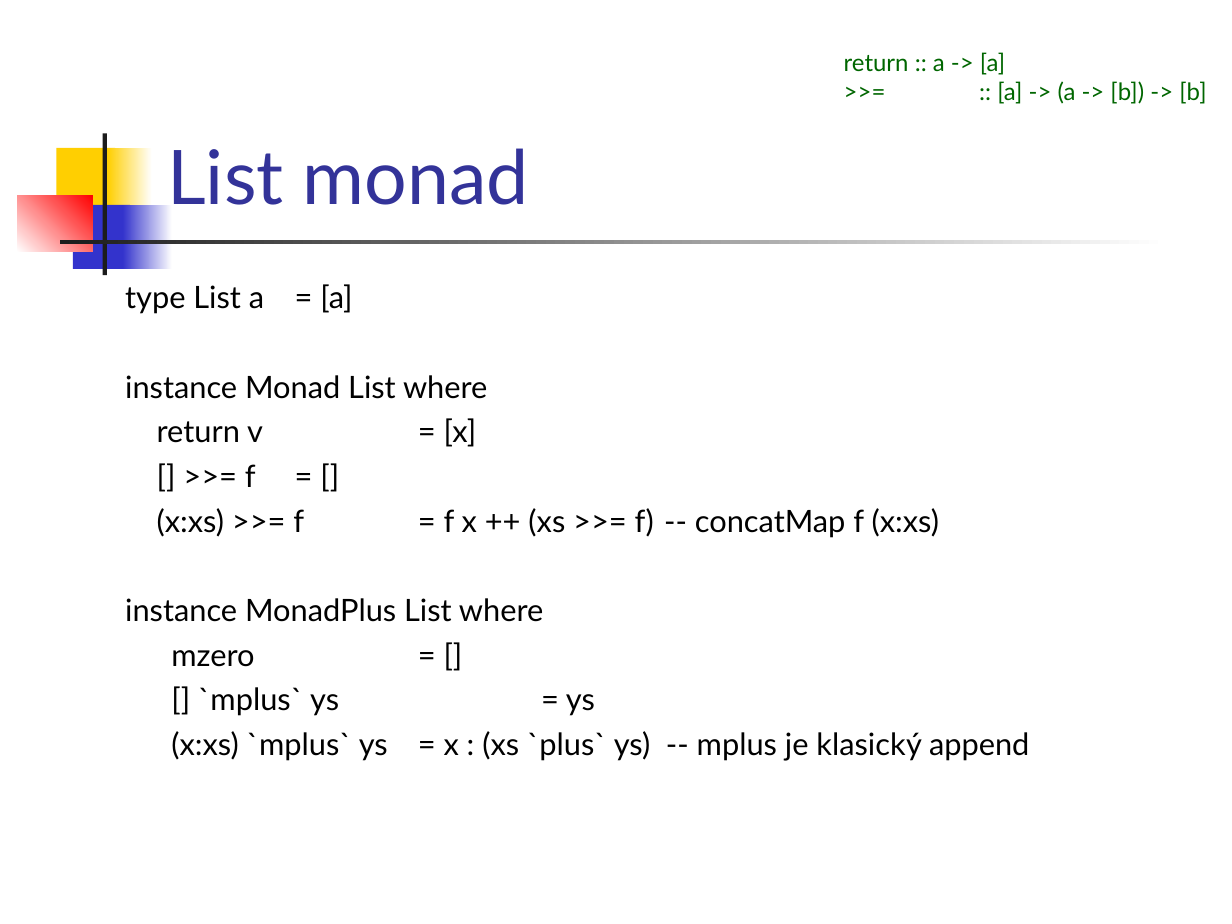
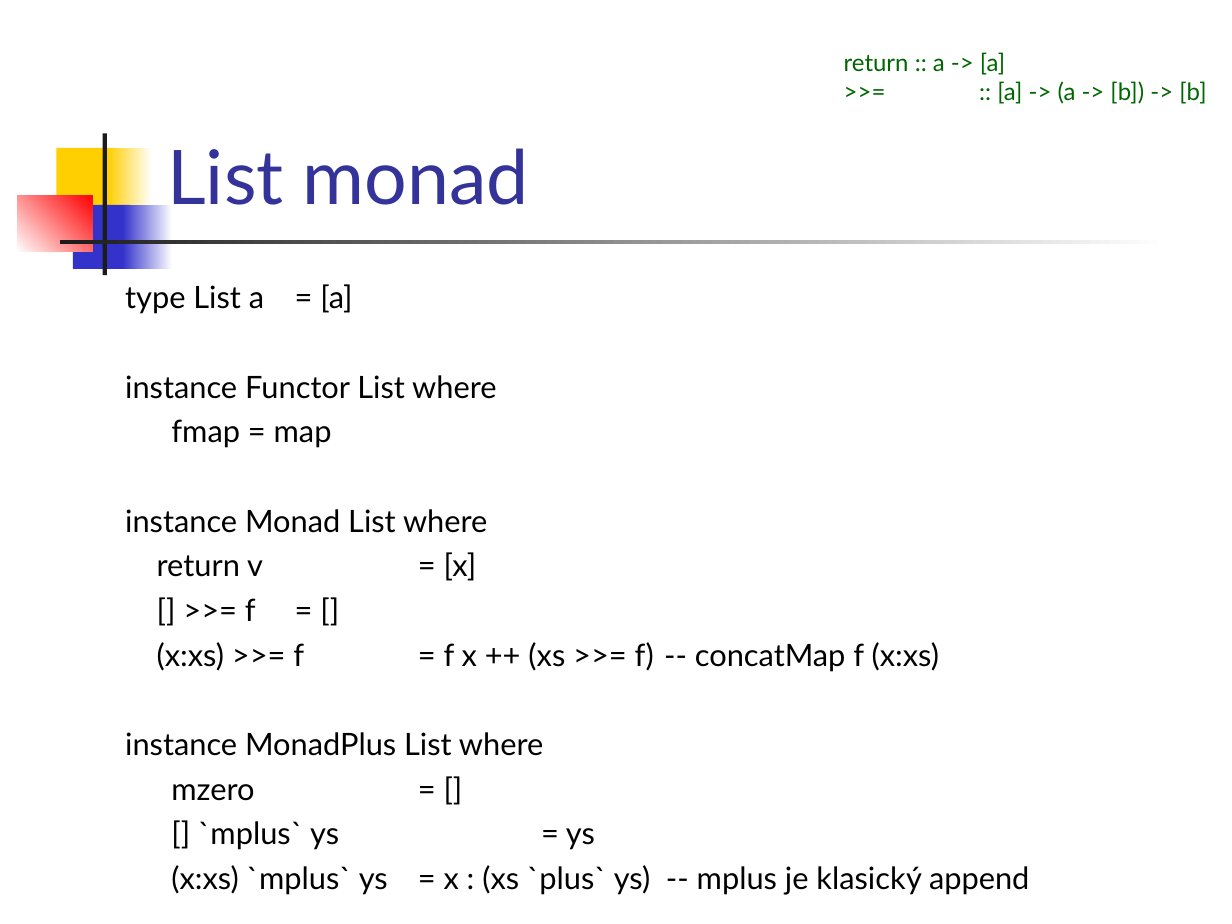
Before and after one commit to Funkcionalne/Prednasky, a slide deck: slide 26 of 11/11_fpro.ppt (slide 24 before the commit). Drawn at 1232x924 pixels with LibreOffice and Linux fonts; fonts in the diff are those of the drawing. Boxes give left, top, right and bottom in pixels: in the first picture for what was removed or moved away, otherwise in the second. Text is boxed around its words. In the diff, an @@ line names an element or a change of style, - is before the commit and + after.

```diff
--- a/11/11_fpro.ppt
+++ b/11/11_fpro.ppt
@@ text at <box>125,375,496,448</box>: paragraphs added @@
+instance Functor List where
+fmap = map
```
Also in this commit, not shown: 12 other slides changed, 10 slides added, 10 other files.
